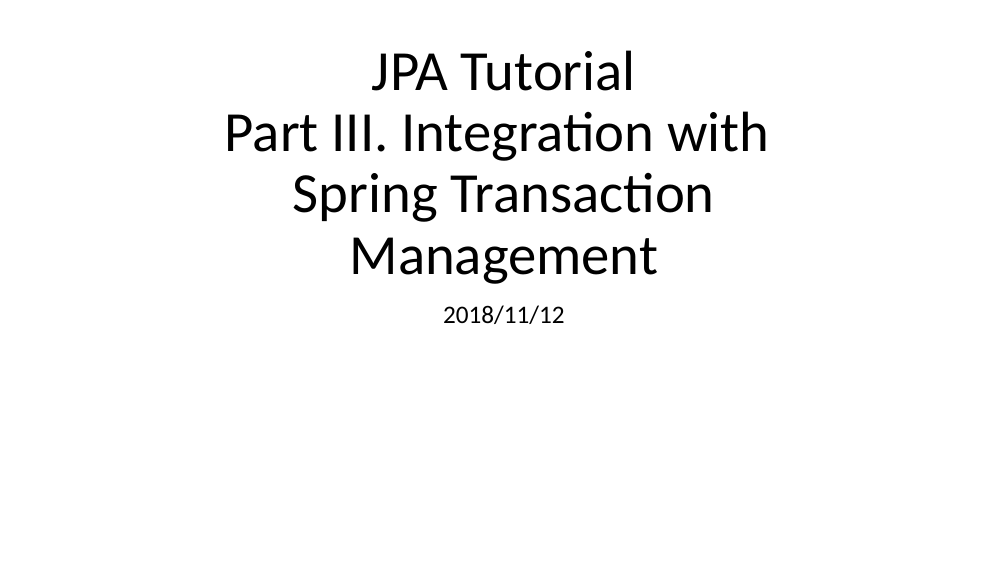
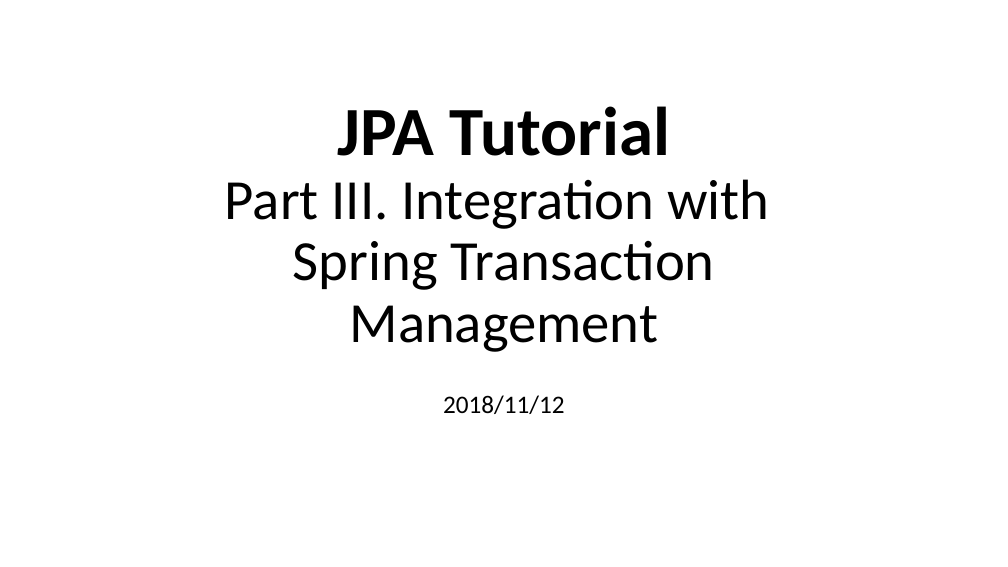
Before and after one commit to lawren43/mytest-repo, a slide deck: slide 1 of test-springmvc/doc/3.JPA+Spring.pptx. Drawn at 1008x567 pixels with LibreOffice and Linux fonts; fonts in the diff are those of the drawing. Boxes give left, top, right and bottom in pixels: in the first picture for what was removed or moved away, otherwise in the second. Text is boxed around its words. In the diff, an @@ line names an element or a change of style, - is before the commit and + after.

```diff
--- a/test-springmvc/doc/3.JPA+Spring.pptx
+++ b/test-springmvc/doc/3.JPA+Spring.pptx
@@ title "JPA Tutorial Part III. Integration ...": place and size @@
-title "JPA Tutorial Part III. Integration ..." at [225, 50, 769, 284]
+title "JPA Tutorial Part III. Integration ..." at [225, 106, 769, 352]
@@ title "JPA Tutorial Part III. Integration ..." at [225, 106, 769, 352]: size 54 to 65.7 pt, bold on in "JPA Tutorial" @@
@@ subtitle "2018/11/12": place and size @@
-subtitle "2018/11/12" at [443, 305, 565, 324]
+subtitle "2018/11/12" at [443, 395, 565, 414]
```
Also in this commit, not shown: 9 other slides changed, 1 slide added, 9 other files.
